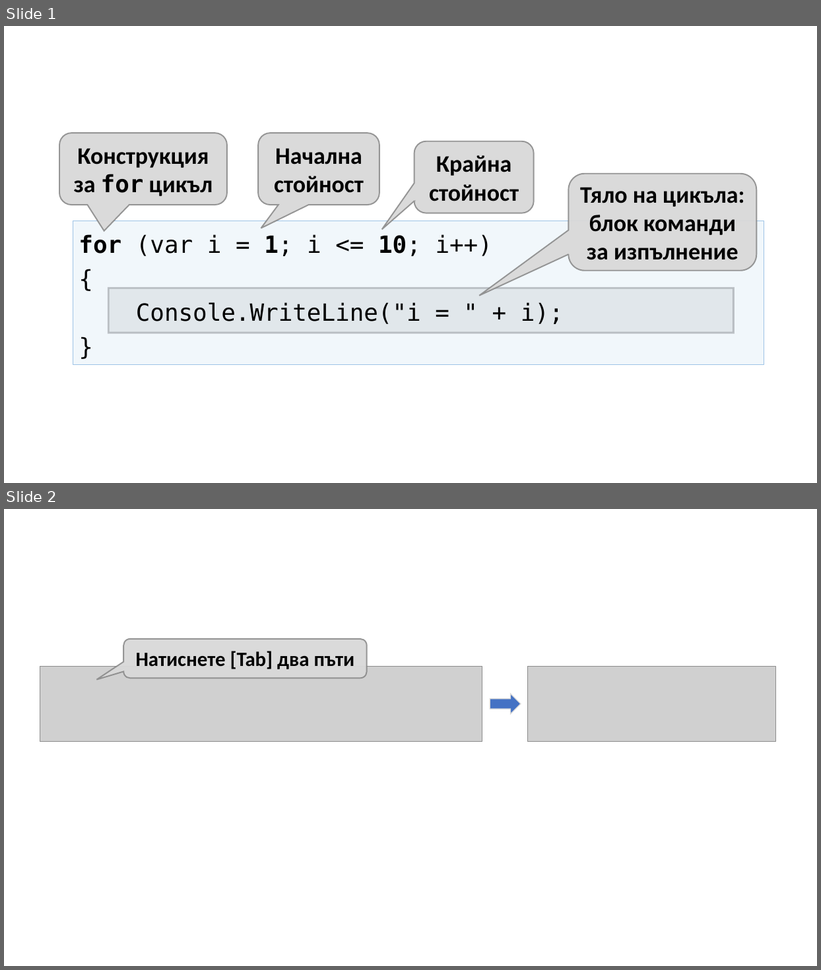
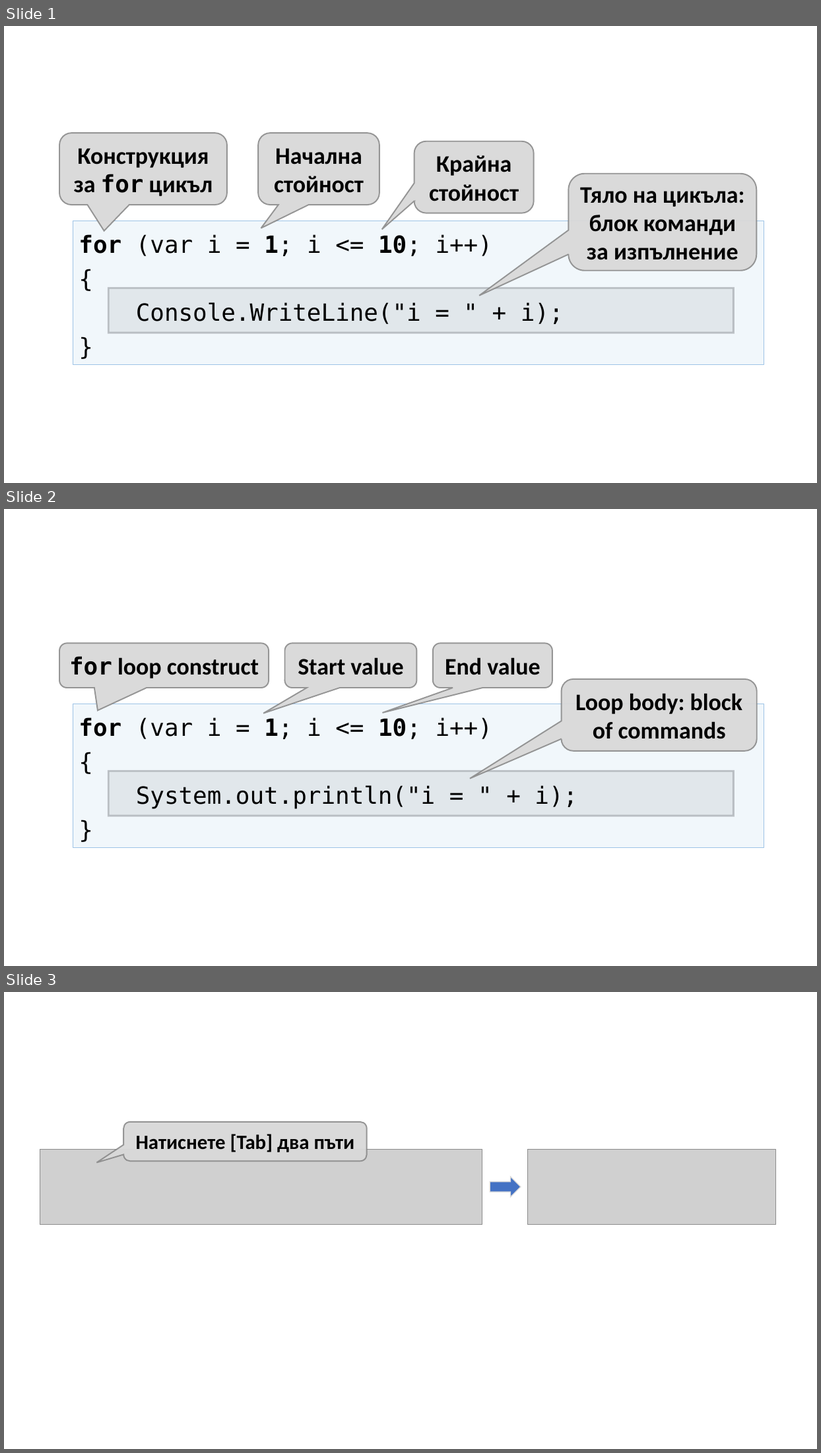
Before and after one commit to SoftUni/Programming-Basics-Resources, a slide deck: Book-Images.pptx. Shown one above the other, each under a label of ours: slides 1 and 2 before the commit, slides 1, 2 and 3 after it. The pictures are 821x970 and 821x1453 pixels, drawn with LibreOffice and Linux fonts; fonts in the diff are those of the drawing; grey boxes stand for pictures. Boxes give left, top, right and bottom in pixels: in the first picture for what was removed or moved away, otherwise in the second. Text is boxed around its words. In the diff, an @@ line names an element or a change of style, - is before the commit and + after.

Commit message:
added a diagram

```diff
--- a/Book-Images.pptx
+++ b/Book-Images.pptx
@@ slide 2 added at (4,509,817,966), background #FFFFFF @@
@@ rounded speech box added at (59,643,269,688), fill #D9D9D9 at 95% opacity, outline #808080 1.5 pt, 28 pt, text #000000, bold @@
+for loop construct
@@ rounded speech box added at (285,643,417,688), fill #D9D9D9 at 95% opacity, outline #808080 1.5 pt, 28 pt, text #000000, bold @@
+Start value
@@ rounded speech box added at (433,643,552,688), fill #D9D9D9 at 95% opacity, outline #808080 1.5 pt, 28 pt, text #000000, bold @@
+End value
@@ rounded speech box added at (562,679,757,751), fill #D9D9D9 at 95% opacity, outline #808080 1.5 pt, 28 pt, text #000000, bold @@
+Loop body: block of commands
@@ rectangle added at (73,704,764,848), fill #BDD7EE at 20% opacity, outline #9DC3E6 1 pt, 28 pt, text #000000 @@
+for (var i = 1; i <= 10; i++)
+{
+System.out.println("i = " + i);
+}
@@ rectangle added at (108,771,733,816), fill #D9D9D9 at 50% opacity, outline #808080 2.25 pt @@
@@ what was slide 2 is now slide 3 @@
```
